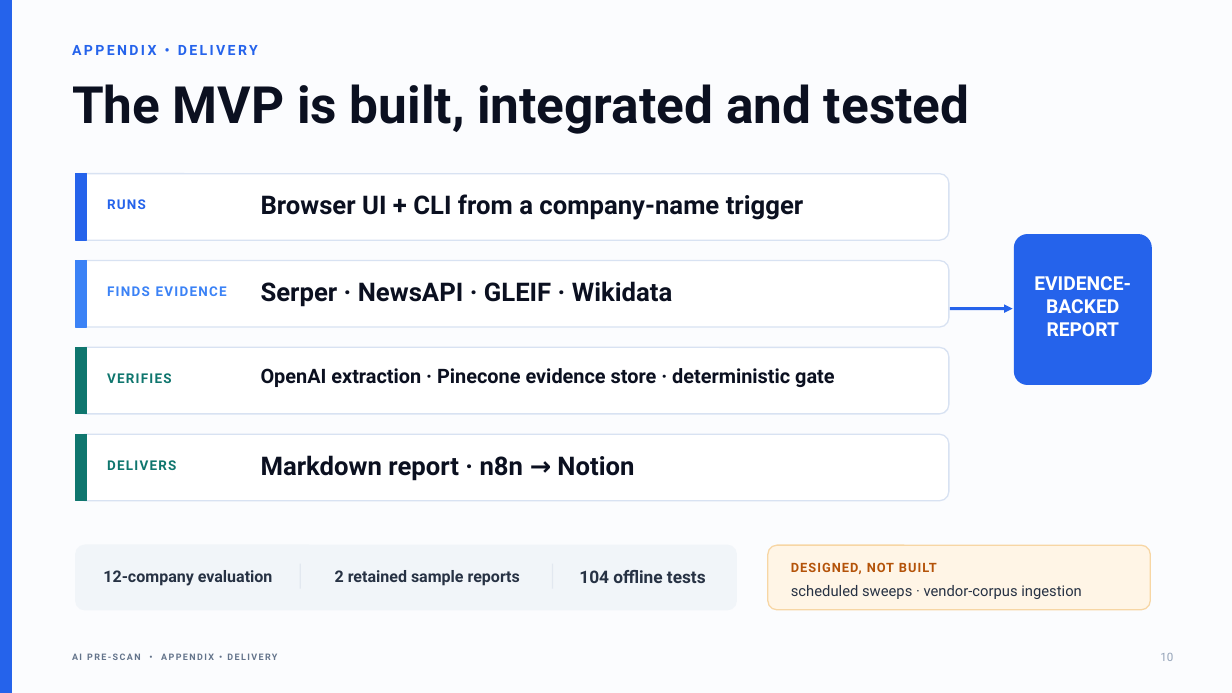
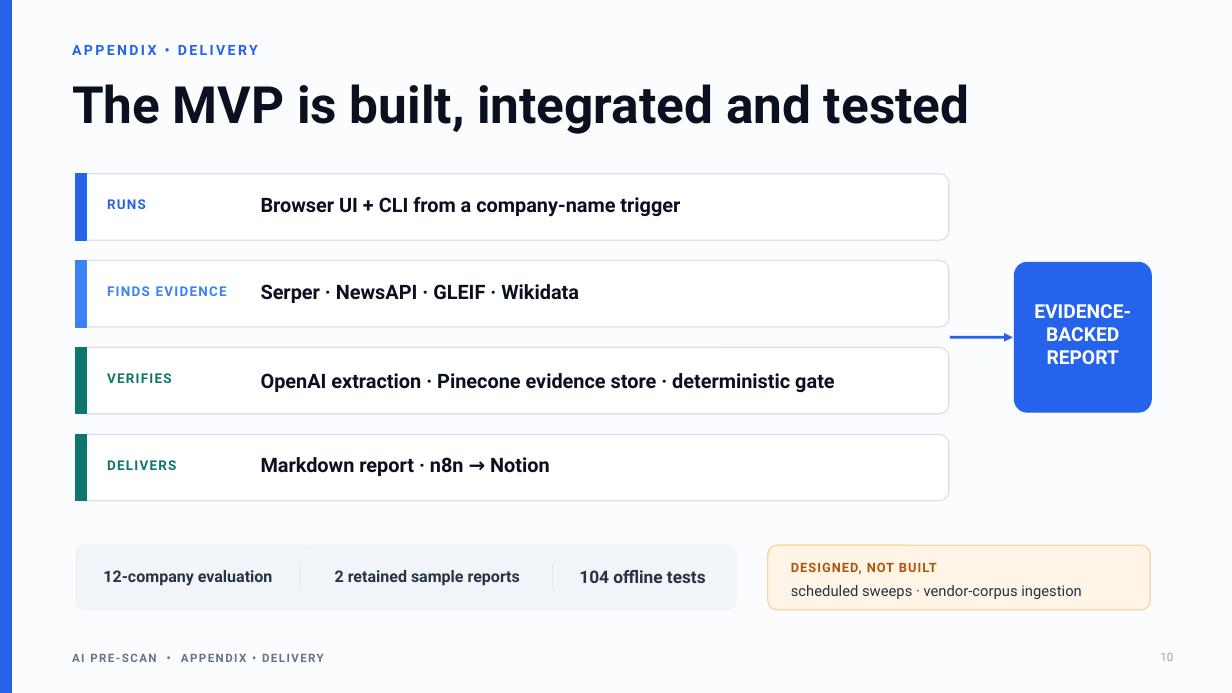
Before and after one commit to nyelugo/PROJECT-AI-Pre-Scan, a slide deck: slide 10 of docs/ai-pre-scan-presentation.pptx. Drawn at 1232x693 pixels with LibreOffice and Linux fonts; fonts in the diff are those of the drawing. Boxes give left, top, right and bottom in pixels: in the first picture for what was removed or moved away, otherwise in the second. Text is boxed around its words. In the diff, an @@ line names an element or a change of style, - is before the commit and + after.

```diff
--- a/docs/ai-pre-scan-presentation.pptx
+++ b/docs/ai-pre-scan-presentation.pptx
@@ rounded rectangle: place and size @@
-rounded rectangle at [1015, 235, 1152, 384]
+rounded rectangle at [1015, 262, 1152, 412]
@@ text "EVIDENCE-": place and size @@
-text "EVIDENCE-" at [1034, 276, 1131, 336]
+text "EVIDENCE-" at [1034, 304, 1131, 364]
@@ text "OpenAI extraction · Pinecone evidence ..." at [261, 373, 834, 392]: line spacing 0.8 to 1 @@
@@ arrow moved from (950, 309) - (1013, 309) to (950, 337) - (1013, 337) @@
@@ size 20 to 15.5 pt in 3 elements at [261, 197, 680, 217], [261, 284, 579, 303], [261, 457, 550, 476] @@
@@ text "AI PRE-SCAN • APPENDIX • ..." at [72, 653, 324, 662]: size 7 to 9 pt; line spacing 0.8 to 1 @@
```
Also in this commit, not shown: 7 other slides changed, 2 slides added, 2 slides removed.
